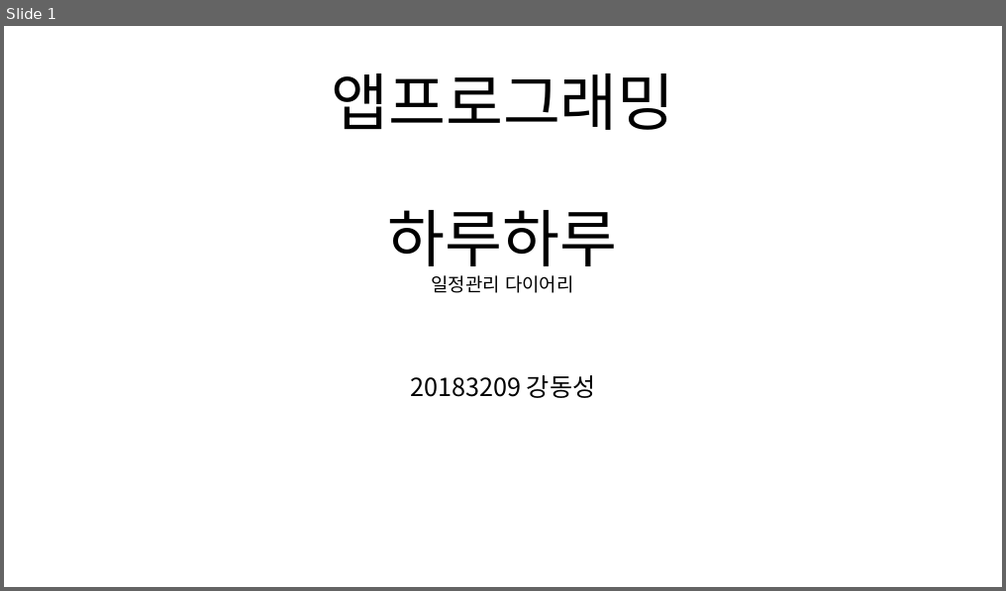
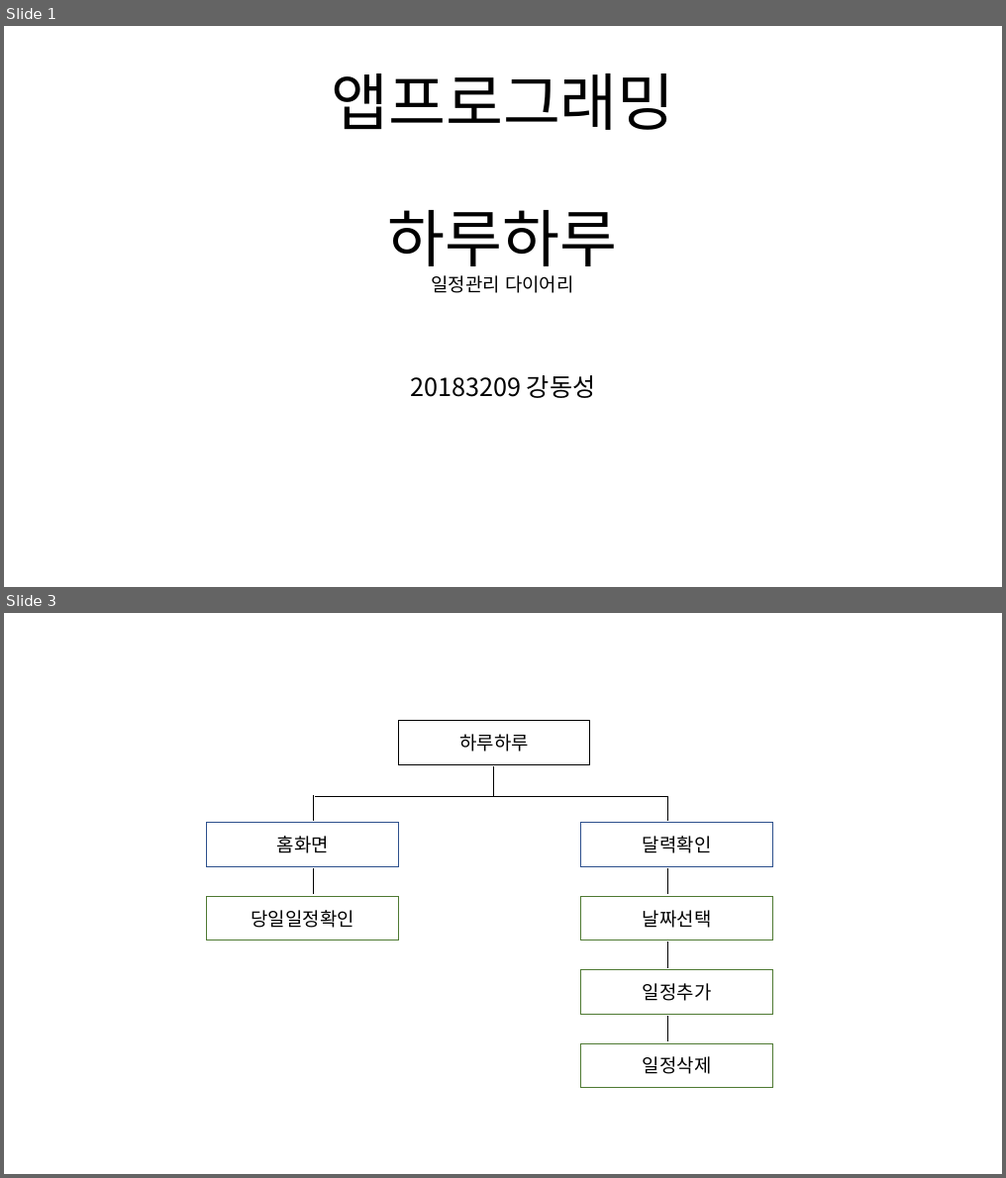
Before and after one commit to chamsaegugu9/hello_flutter, a slide deck: 앱기획.pptx. Shown one above the other, each under a label of ours: slide 1 before the commit, slides 1 and 3 after it; the slides between them are not shown. The pictures are 1006x591 and 1006x1178 pixels, drawn with LibreOffice and Linux fonts; fonts in the diff are those of the drawing. Boxes give left, top, right and bottom in pixels: in the first picture for what was removed or moved away, otherwise in the second. Text is boxed around its words. In the diff, an @@ line names an element or a change of style, - is before the commit and + after.

```diff
--- a/앱기획.pptx
+++ b/앱기획.pptx
@@ slide 3 added at box(4, 613, 1002, 1174), background #FFFFFF @@
@@ rectangle added at box(399, 721, 590, 765), outline #000000 0.75 pt, 18 pt, text #000000 @@
+하루하루
@@ line added from (494, 766) to (494, 796), #000000 1 pt @@
@@ line added from (314, 796) to (314, 821), #000000 1 pt @@
@@ line added from (315, 797) to (668, 797), #000000 1 pt @@
@@ line added from (668, 796) to (668, 821), #000000 1 pt @@
@@ rectangle added at box(207, 823, 399, 866), outline #2C4F8C 0.75 pt, 18 pt, text #000000 @@
+홈화면
@@ rectangle added at box(581, 823, 773, 866), outline #2C4F8C 0.75 pt, 18 pt, text #000000 @@
+달력확인
@@ line added from (313, 869) to (313, 894), #000000 1 pt @@
@@ line added from (667, 868) to (667, 894), #000000 1 pt @@
@@ rectangle added at box(207, 897, 399, 941), outline #4E7932 0.75 pt, 18 pt, text #000000 @@
+당일일정확인
@@ rectangle added at box(581, 897, 773, 941), outline #4E7932 0.75 pt, 18 pt, text #000000 @@
+날짜선택
@@ line added from (668, 943) to (668, 968), #000000 1 pt @@
@@ rectangle added at box(581, 970, 773, 1014), outline #4E7932 0.75 pt, 18 pt, text #000000 @@
+일정추가
@@ line added from (668, 1016) to (668, 1042), #000000 1 pt @@
@@ rectangle added at box(581, 1045, 773, 1088), outline #4E7932 0.75 pt, 18 pt, text #000000 @@
+일정삭제
```
Also in this commit, not shown: 1 slide changed, 3 other slides added, 21 slides removed, 8 other files.
